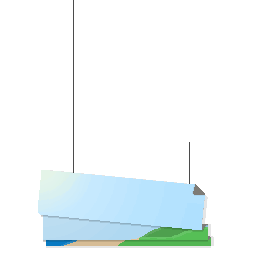
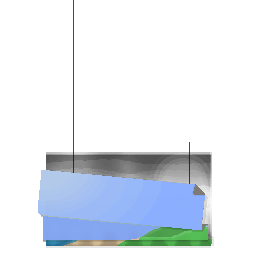
Layered file, before and after one edit (256x256). Changes by layer:
added layer "Layer 4" above "Layer 3" over [left=46, top=194, right=212, bottom=246]
added layer "Layer 6" (50%) above "Layer 1 copy 2" over [left=38, top=170, right=162, bottom=225]
added layer "Layer 1 copy 2" above "Layer 1 copy" over [left=38, top=170, right=211, bottom=246]
added layer "Layer 5 copy" (80%) above "Layer 5" over [left=44, top=152, right=212, bottom=246]
added layer "Layer 5" above "Layer 2" over [left=44, top=152, right=212, bottom=246]
